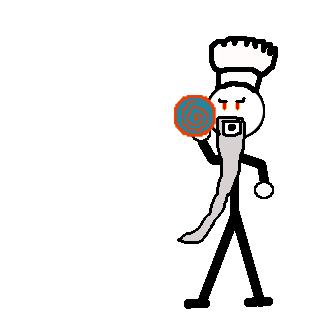
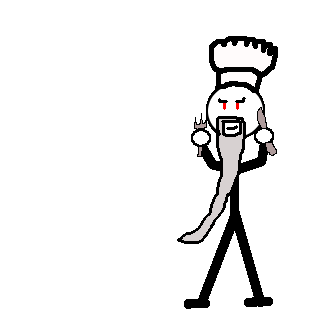
Two versions of the same layered image (320×320). Layer-by-layer changes:
hid "Face_magic" over box(222, 103, 240, 131)
showed "Face" over box(222, 103, 240, 130)
hid "Fireball(Strong)" over box(174, 95, 216, 137)
hid "Fireball(Weak)" over box(174, 95, 216, 137)
hid "Arms_raised" over box(191, 124, 274, 199)
added layer "Utensils" above "Arms copy #1" over box(194, 107, 277, 157)
added layer "Arms copy #1" above "Arms" over box(191, 127, 274, 175)
